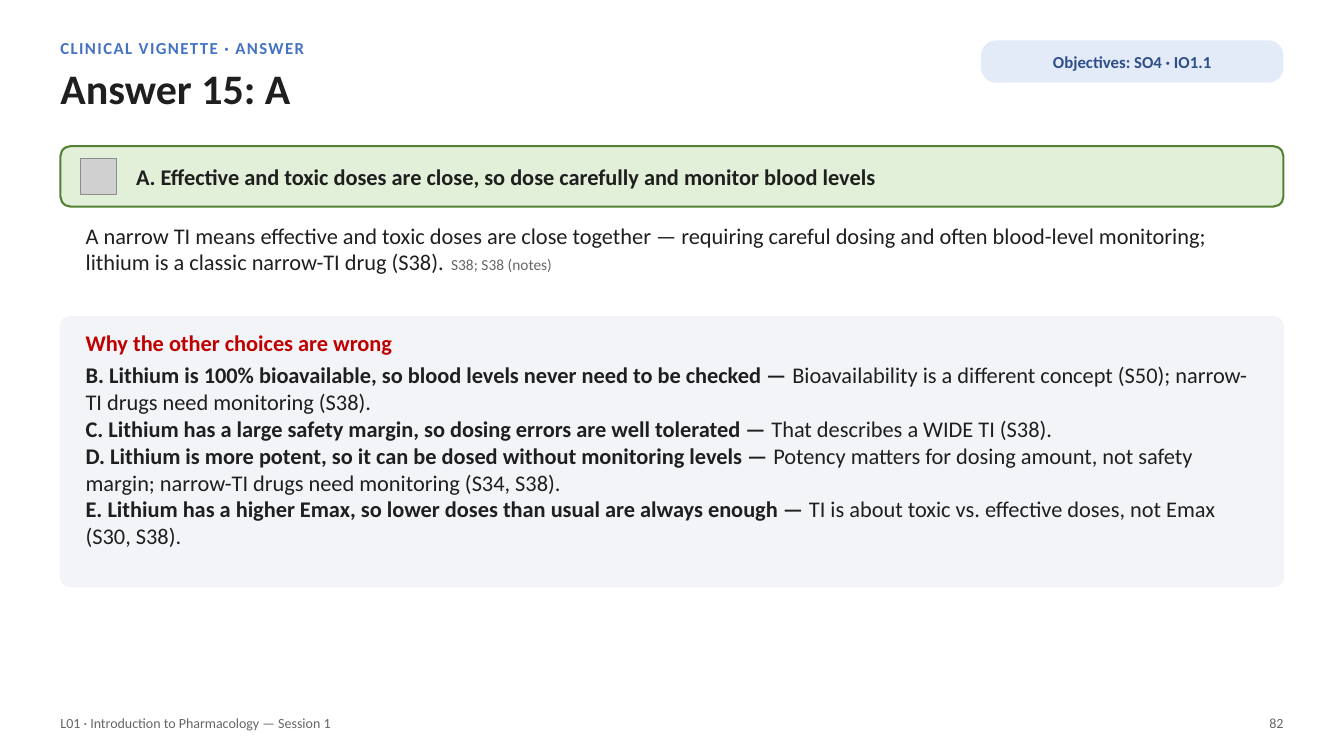
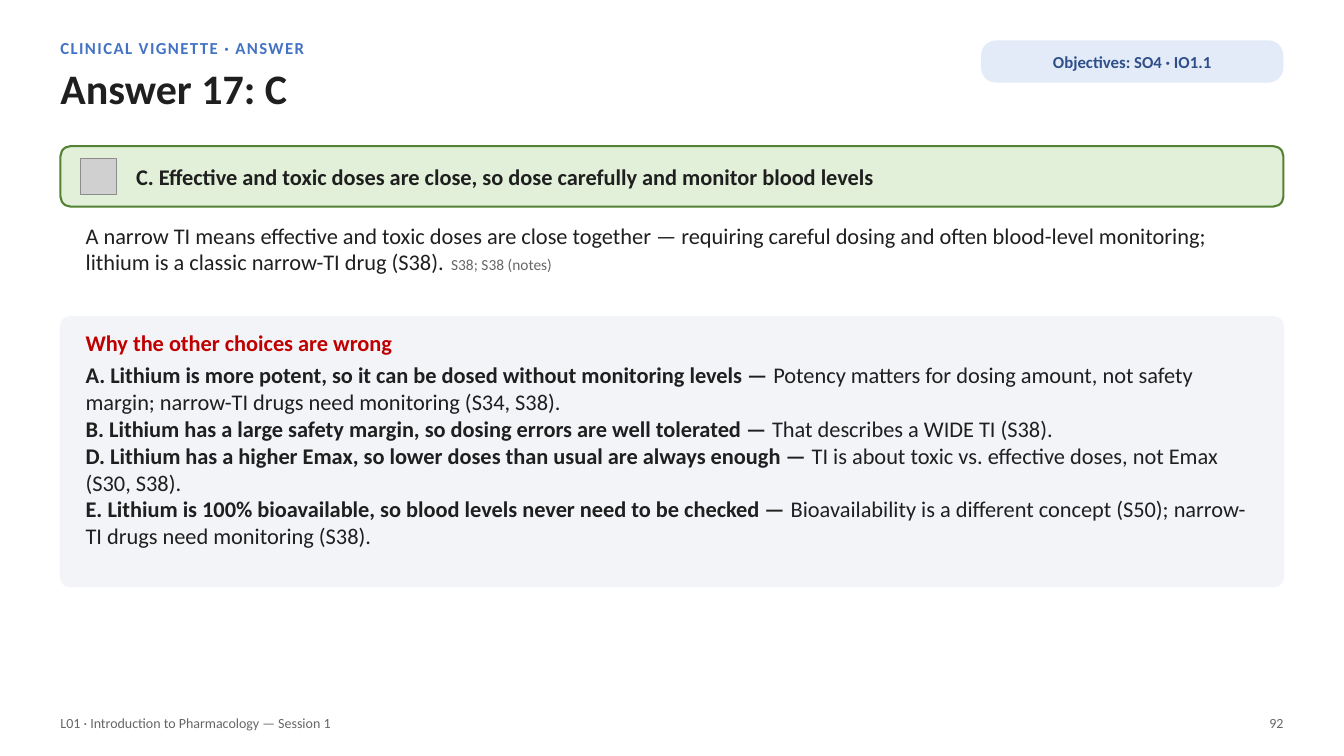
Before and after one commit to bishwokrit/DPAS-Pharm, a slide deck: slide 92 of docs/L01/L01_Unit_1_Introduction_to_Pharmacology_Session_1_study_deck.pptx (slide 82 before the commit). Drawn at 1344x756 pixels with LibreOffice and Linux fonts; fonts in the diff are those of the drawing; grey boxes stand for pictures. Boxes give left, top, right and bottom in pixels: in the first picture for what was removed or moved away, otherwise in the second. Text is boxed around its words. In the diff, an @@ line names an element or a change of style, - is before the commit and + after.

```diff
--- a/docs/L01/L01_Unit_1_Introduction_to_Pharmacology_Session_1_study_deck.pptx
+++ b/docs/L01/L01_Unit_1_Introduction_to_Pharmacology_Session_1_study_deck.pptx
@@ text at box(60, 76, 287, 105): text changed @@
-Answer 15: A
+Answer 17: C
@@ text at box(136, 169, 874, 189): text changed @@
-A. Effective and toxic doses are close, so dose carefully and monitor blood levels
+C. Effective and toxic doses are close, so dose carefully and monitor blood levels
@@ text at box(86, 367, 1246, 548): text changed @@
-B. Lithium is 100% bioavailable, so blood levels never need to be checked — Bioavailability is a different concept (S50); narrow-TI drugs need monitoring (S38).
-C. Lithium has a large safety margin, so dosing errors are well tolerated — That describes a WIDE TI (S38).
-D. Lithium is more potent, so it can be dosed without monitoring levels — Potency matters for dosing amount, not safety margin; narrow-TI drugs need monitoring (S34, S38).
-E. Lithium has a higher Emax, so lower doses than usual are always enough — TI is about toxic vs. effective doses, not Emax (S30, S38).
+A. Lithium is more potent, so it can be dosed without monitoring levels — Potency matters for dosing amount, not safety margin; narrow-TI drugs need monitoring (S34, S38).
+B. Lithium has a large safety margin, so dosing errors are well tolerated — That describes a WIDE TI (S38).
+D. Lithium has a higher Emax, so lower doses than usual are always enough — TI is about toxic vs. effective doses, not Emax (S30, S38).
+E. Lithium is 100% bioavailable, so blood levels never need to be checked — Bioavailability is a different concept (S50); narrow-TI drugs need monitoring (S38).
@@ text at box(1269, 719, 1283, 728): text changed @@
-82
+92
```
Also in this commit, not shown: 88 other slides changed, 11 slides added, 48 other files.
